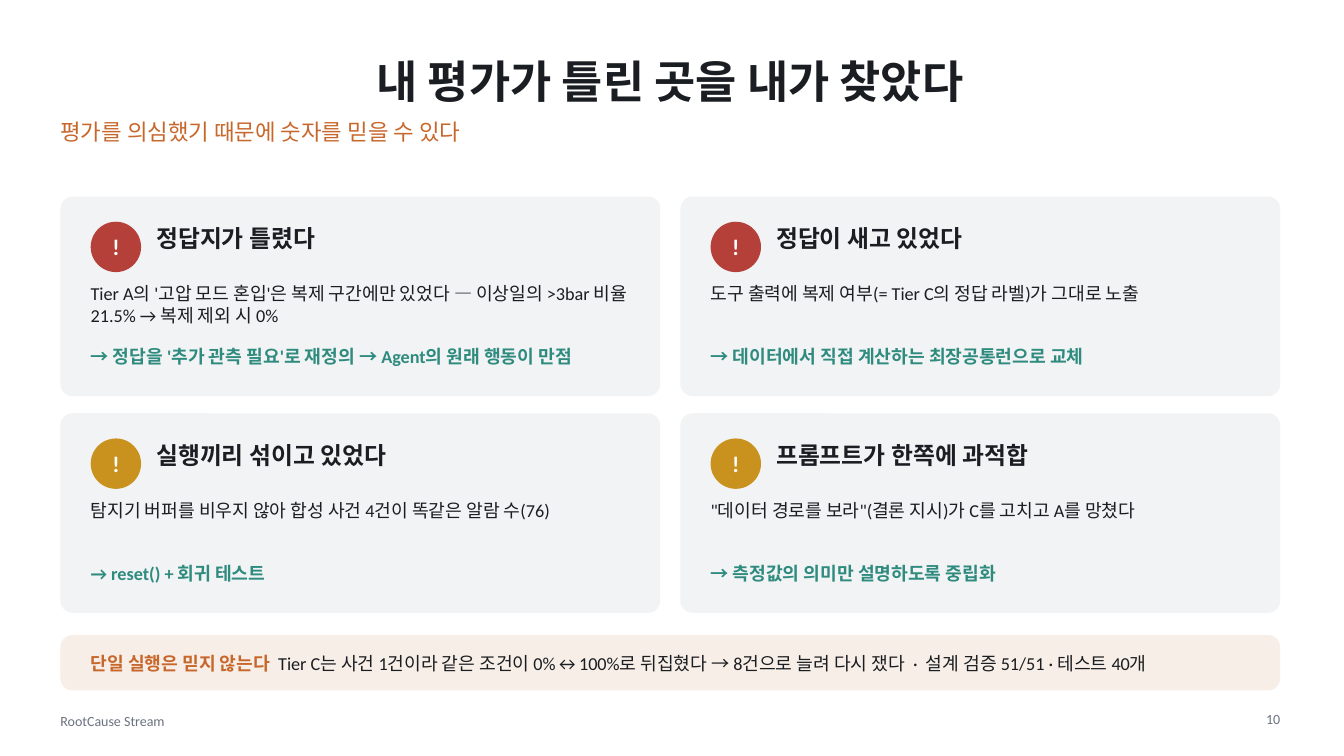
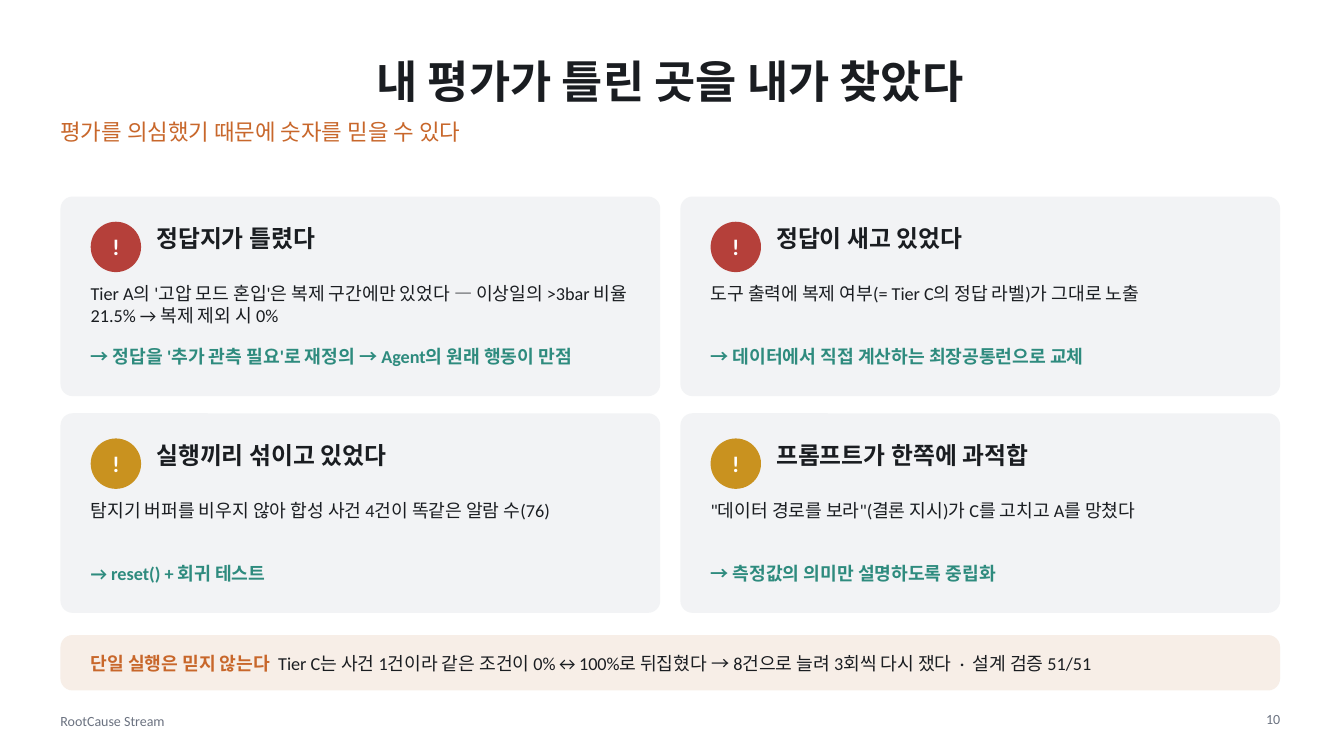
Before and after one commit to dlwogud/rootcause-stream, a slide deck: slide 10 of deck/RootCause_Stream_발표자료.pptx. Drawn at 1344x756 pixels with LibreOffice and Linux fonts; fonts in the diff are those of the drawing. Boxes give left, top, right and bottom in pixels: in the first picture for what was removed or moved away, otherwise in the second. Text is boxed around its words. In the diff, an @@ line names an element or a change of style, - is before the commit and + after.

```diff
--- a/deck/RootCause_Stream_발표자료.pptx
+++ b/deck/RootCause_Stream_발표자료.pptx
@@ text at <box>91,654,1091,672</box>: text changed @@
-단일 실행은 믿지 않는다 Tier C는 사건 1건이라 같은 조건이 0%↔100%로 뒤집혔다 → 8건으로 늘려 다시 쟀다 · 설계 검증 51/51 · 테스트 40개
+단일 실행은 믿지 않는다 Tier C는 사건 1건이라 같은 조건이 0%↔100%로 뒤집혔다 → 8건으로 늘려 3회씩 다시 쟀다 · 설계 검증 51/51
```
Also in this commit, not shown: 4 other slides changed, 6 other files.
